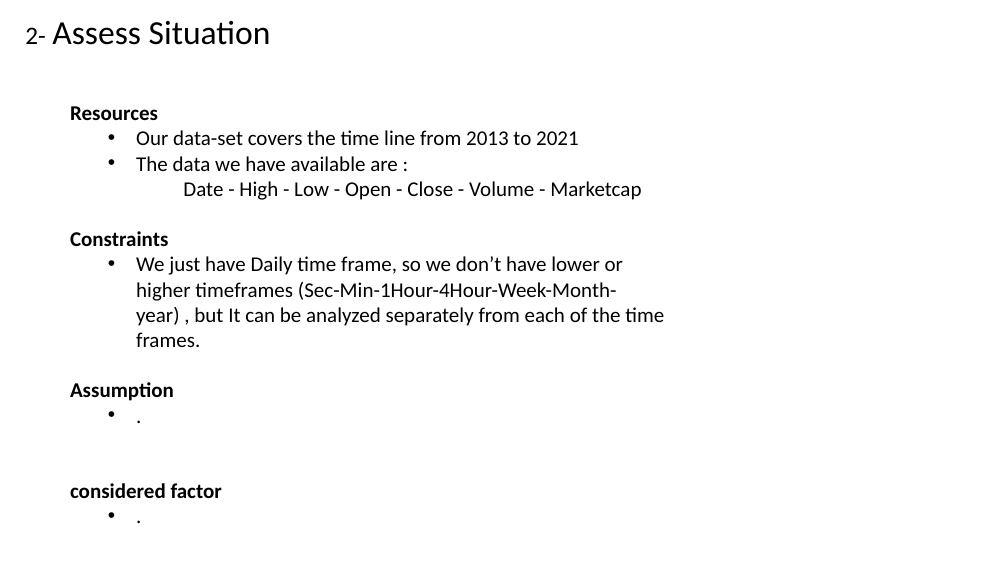
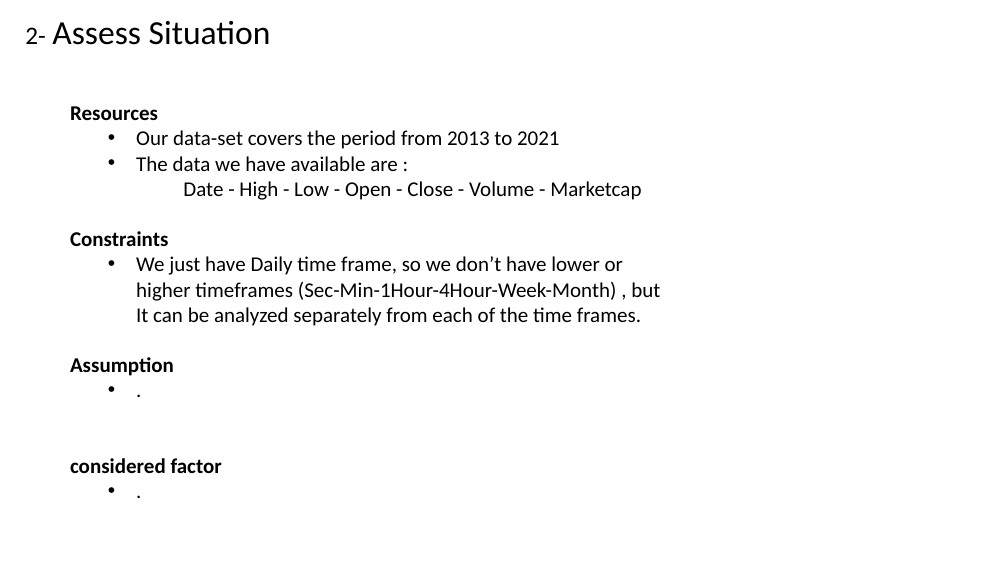
Before and after one commit to mahdi-ebrahimi-per/Data-Science, a slide deck: slide 4 of 1- business understanding/slide.pptx. Drawn at 1008x567 pixels with LibreOffice and Linux fonts; fonts in the diff are those of the drawing. Boxes give left, top, right and bottom in pixels: in the first picture for what was removed or moved away, otherwise in the second. Text is boxed around its words. In the diff, an @@ line names an element or a change of style, - is before the commit and + after.

```diff
--- a/1- business understanding/slide.pptx
+++ b/1- business understanding/slide.pptx
@@ text at box(136, 130, 560, 149): text changed @@
-  • Our data-set covers the time line from 2013 to 2021
+  • Our data-set covers the period from 2013 to 2021
@@ text at box(136, 256, 660, 326): text changed @@
-  • We just have Daily time frame, so we don’t have lower or higher timeframes (Sec-Min-1Hour-4Hour-Week-Month-year) , but It can be analyzed separately from each of the time frames.
+  • We just have Daily time frame, so we don’t have lower or higher timeframes (Sec-Min-1Hour-4Hour-Week-Month) , but It can be analyzed separately from each of the time frames.
```
Also in this commit, not shown: 2 other slides changed.
